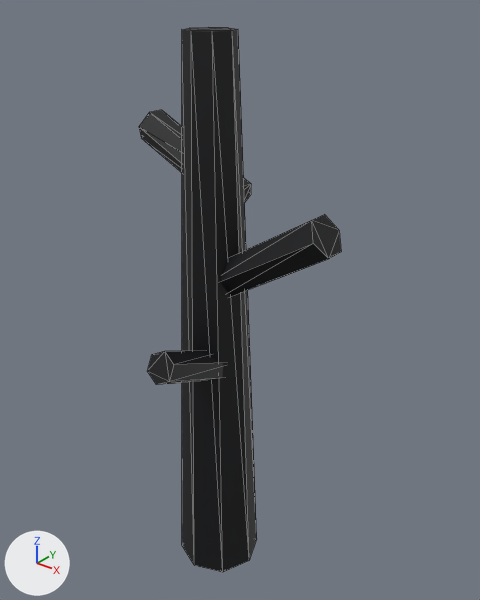
An edit to the glTF model assets/models/prop_snag.glb, drawn before and after from the same camera.
One viewpoint serves both versions: a camera (50 mm lens) standing at (3.06, -3.52, 4.79) and looking at (0.19, 0.07, 2.57). Lighting does not change. The marker at lower left points along +X, +Y and +Z. The picture after the commit comes second. Mesh edges are drawn as thin lines. Vertices at exactly the same position are counted once.

Names of what the first picture shows: 'prop'.
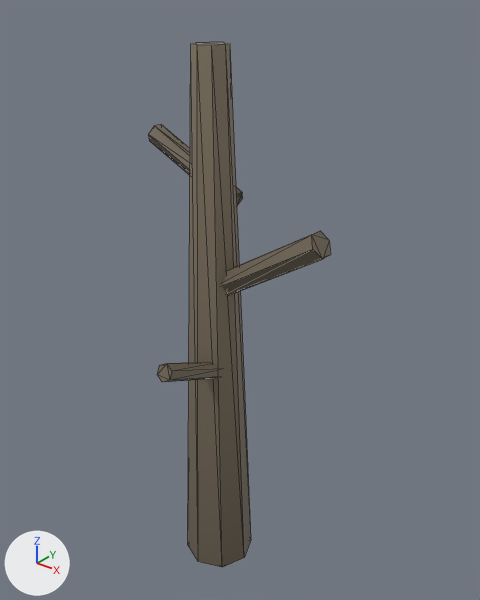
What differs and where, as boxes [x1, y1, x2, y2] in the pictures (480 x 600 px; the box of a moved part takes in the faces that stretch with it):
```json
{"object": "prop", "change": "reshaped", "before": [139, 27, 341, 572], "after": [148, 42, 331, 567], "on screen": "9% narrower"}
{"part": 1, "of": "me_prop", "change": "moved or reshaped", "after": [188, 42, 251, 567], "on screen": "not visible before"}
{"part": 2, "of": "me_prop", "change": "moved or reshaped", "after": [222, 231, 331, 295], "on screen": "not visible before"}
{"part": 3, "of": "me_prop", "change": "moved or reshaped", "after": [148, 124, 243, 205], "on screen": "not visible before"}
{"part": 4, "of": "me_prop", "change": "moved or reshaped", "after": [157, 362, 220, 382], "on screen": "not visible before"}
{"part": 5, "of": "me_prop", "change": "deleted", "before": [182, 27, 257, 572]}
{"part": 6, "of": "me_prop", "change": "deleted", "before": [220, 214, 341, 296]}
{"part": 7, "of": "me_prop", "change": "deleted", "before": [148, 351, 223, 385]}
{"part": 8, "of": "me_prop", "change": "deleted", "before": [139, 110, 251, 202]}
```

Scene script edits in JSON lines:
```json
{"block": "me_prop", "where": "# used by ob_prop; location = (0.0, 0.0, 0.0)"}
{"op": "remove", "block": "me_prop", "code": "me_prop.from_pydata(...)  # 104 vertices, 176 faces; spans x -0.83..1.04, y -0.77..0.36, z 0.0..4.49"}
{"op": "add", "block": "me_prop", "code": "me_prop.from_pydata(...)  # 52 vertices, 88 faces; spans x -0.77..0.97, y -0.71..0.3, z 0.0..4.4"}
{"block": "me_prop", "change": "me_prop part 1: the loose piece of 16 vertices spanning x -0.3..0.3, y -0.3..0.3, z 0.04..4.44 is moved by (0.0, 0.0, -0.04)"}
{"block": "me_prop", "change": "me_prop part 2: the loose piece of 12 vertices spanning x -0.13..0.97, y -0.1..0.1, z 2.55..3.33 is moved by (0.0, 0.0, -0.04)"}
{"block": "me_prop", "change": "me_prop part 3: the loose piece of 12 vertices spanning x -0.77..0.09, y 0.1..0.26, z 3.28..3.8 is moved by (0.0, 0.0, -0.04)"}
{"block": "me_prop", "change": "me_prop part 4: the loose piece of 12 vertices spanning x 0.04..0.16, y -0.71..-0.01, z 1.94..2.35 is moved by (0.0, 0.0, -0.04)"}
{"block": "me_prop", "change": "me_prop part 5: the loose piece of 16 vertices spanning x -0.36..0.36, y -0.36..0.36, z 0.0..4.49 is deleted"}
{"block": "me_prop", "change": "me_prop part 6: the loose piece of 12 vertices spanning x -0.2..1.04, y -0.16..0.16, z 2.49..3.4 is deleted"}
{"block": "me_prop", "change": "me_prop part 7: the loose piece of 12 vertices spanning x -0.01..0.21, y -0.77..0.05, z 1.87..2.42 is deleted"}
{"block": "me_prop", "change": "me_prop part 8: the loose piece of 12 vertices spanning x -0.83..0.15, y 0.04..0.32, z 3.22..3.86 is deleted"}
```
